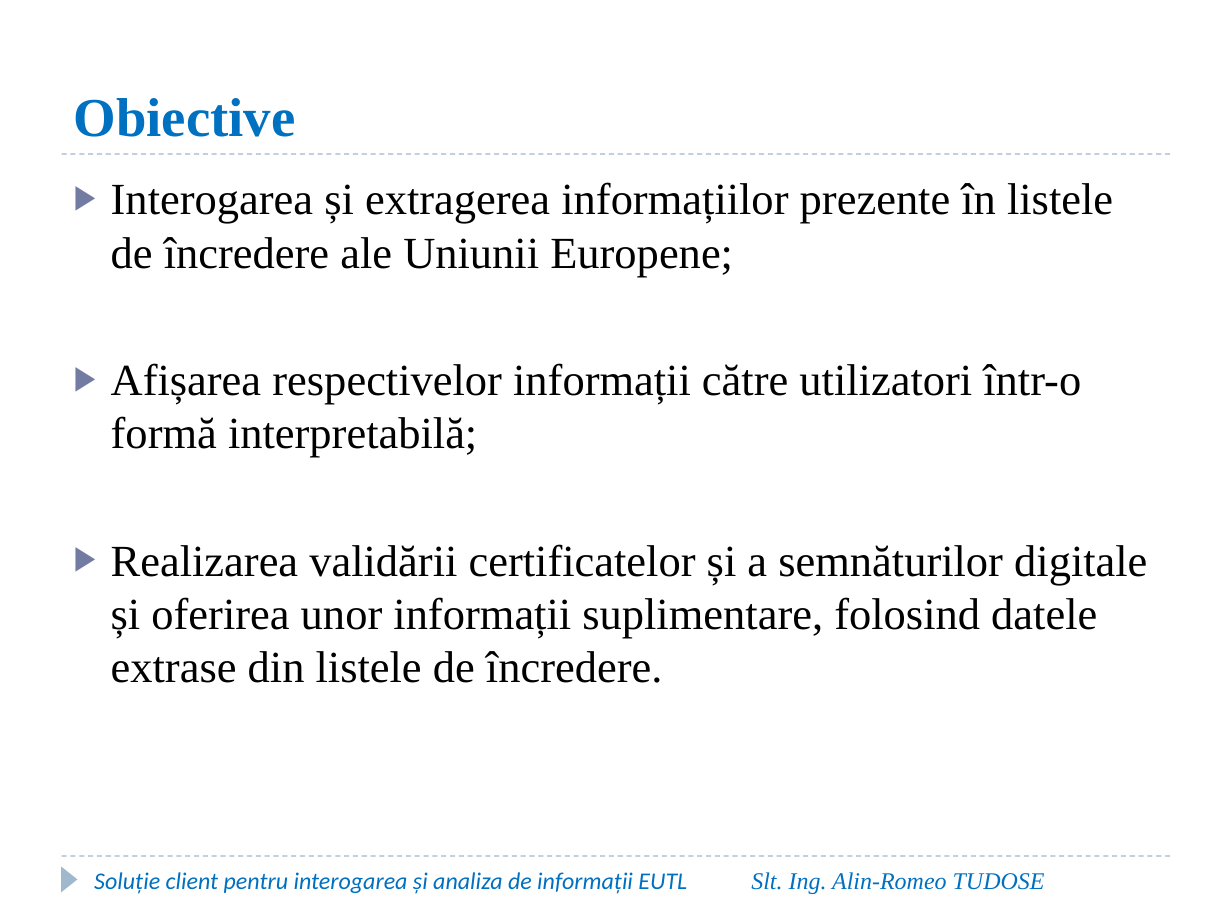
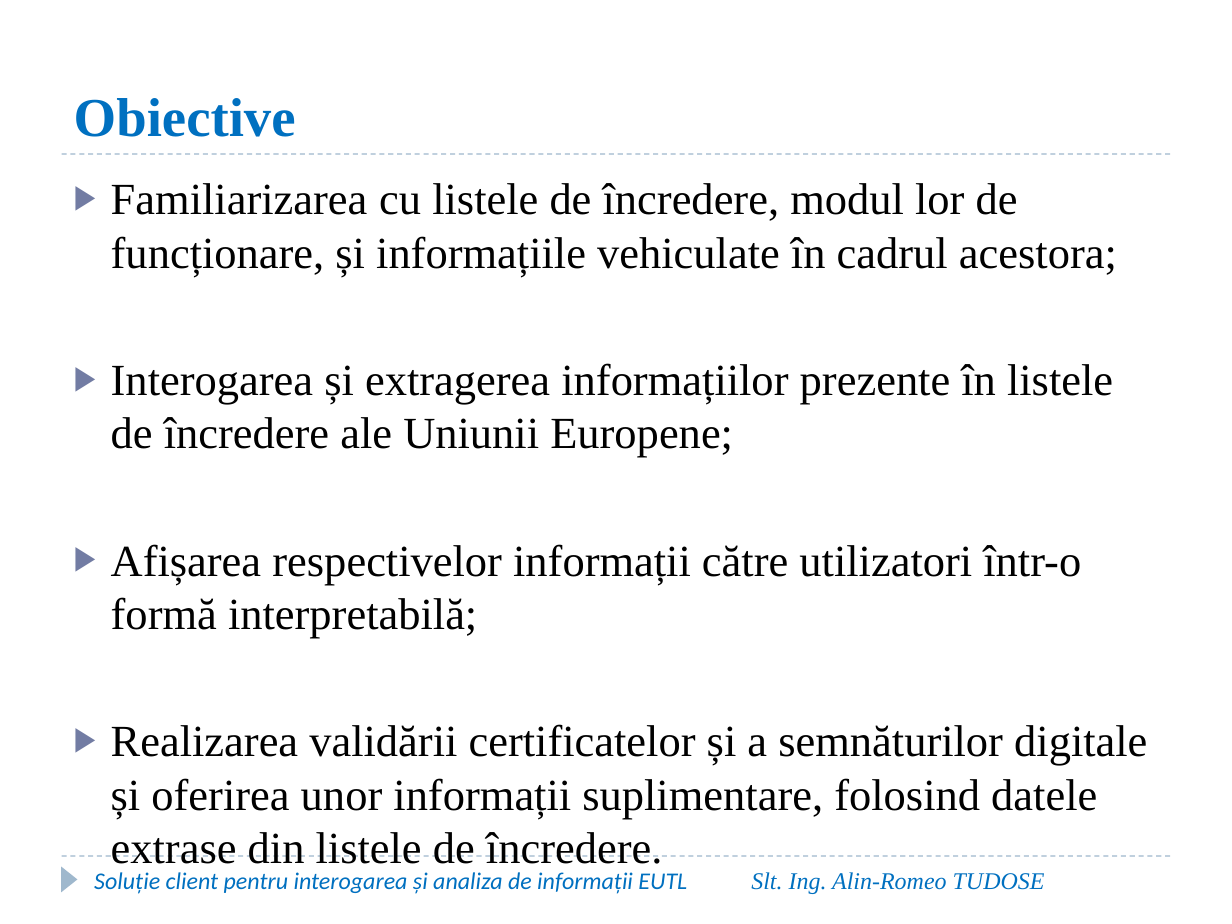
Before and after one commit to AlinTudose98/Disertatie, a slide deck: slide 3 of Documentatie/Prezentare_Disertatie_Tudose_Alin.pptx. Drawn at 1232x924 pixels with LibreOffice and Linux fonts; fonts in the diff are those of the drawing; background and template pictures are left out. Boxes give left, top, right and bottom in pixels: in the first picture for what was removed or moved away, otherwise in the second. Text is boxed around its words. In the diff, an @@ line names an element or a change of style, - is before the commit and + after.

```diff
--- a/Documentatie/Prezentare_Disertatie_Tudose_Alin.pptx
+++ b/Documentatie/Prezentare_Disertatie_Tudose_Alin.pptx
@@ text at (x1=111, y1=183, x2=1117, y2=277): paragraph added @@
+▶ Familiarizarea cu listele de încredere, modul lor de funcționare, și informațiile vehiculate în cadrul acestora;
```
